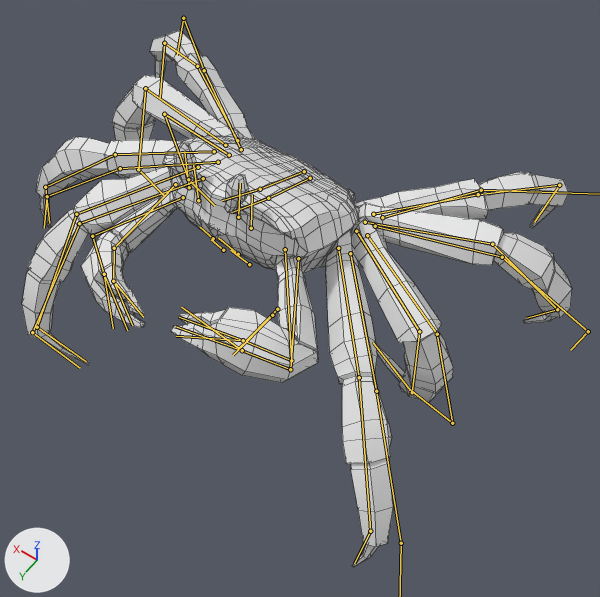
Before and after pictures for a commit that changed the Blender file Crab.blend.
Camera for both pictures: a 50 mm camera at (-0.0736, 0.0855, 0.1553) aimed at (-0.0106, -0.0027, 0.0167). The axes (+X, +Y, +Z) are drawn at lower left. The lights are the same throughout. Both versions are drawn at frame 41 of the action 'Walk Left'; the numbers are the values there. The bones that bend it are drawn over the model as lines. Mesh edges are drawn as thin lines.

The first picture shows 'Crab_LOD0'.
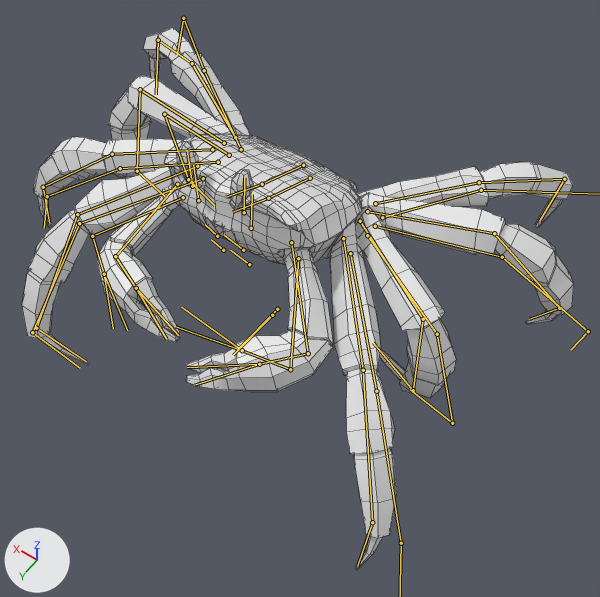
Location of each change, (x1, y1, x2, y2) in pixels of the pictures (600 x 597 px):
'Crab_LOD0', posed: before (22, 30, 572, 567); after (22, 27, 574, 570)
bone 'Spine', root to tip: before (304, 171) to (260, 189); after (303, 165) to (262, 184)
bone 'Pincer.1.R', root to tip: before (113, 281) to (143, 317); after (136, 288) to (178, 335)
bone 'Pincer.2.R', root to tip: before (113, 281) to (132, 325); after (136, 288) to (166, 339)
bone 'Pincer.1.L', root to tip: before (243, 340) to (179, 317); after (259, 364) to (187, 367)
bone 'Pincer.2.L', root to tip: before (243, 340) to (176, 336); after (259, 364) to (194, 385)

What the commit changed:
Bone 'CTR.Pincer.R' (bone_ctr_pincer_r) moves from (-0.0002, -0.001, 0.0001) to (-0.0047, -0.0026, -0.0001).
Bone 'CTR.Pincer.R' (bone_ctr_pincer_r) turns from (1, 4, 37) to (1, -38, -5) degrees about its own x, y and z.
Bone 'Pincer.Pole.R' (bone_pincer_pole_r) moves from (0.0097, -0.0186, 0.0012) to (0.0005, -0.0083, -0.0037).
Bone 'CTR.Pincer.L' (bone_ctr_pincer_l) moves from (0.0036, -0.0001, 0.0072) to (0.0013, -0.0022, 0.0002).
Bone 'CTR.Pincer.L' (bone_ctr_pincer_l) turns from (2, 16, -3) to (0, 0, 0) degrees about its own x, y and z.
Bone 'Pincer.Pole.L' (bone_pincer_pole_l) moves from (0.0, -0.0026, 0.0008) to (0.0023, -0.0044, 0.0123).
Bone 'Ik.Ctrl.R.Leg.4' (bone_ik_ctrl_r_leg_4) moves from (-0.0012, -0.0037, 0.0178) to (-0.0014, -0.0026, 0.0184).
Bone 'Ik.Ctrl.L.Leg.1' (bone_ik_ctrl_l_leg_1) moves from (0.0143, -0.0247, -0.0108) to (0.0143, -0.024, -0.0109).
Bone 'Ik.Ctrl.L.Leg.3' (bone_ik_ctrl_l_leg_3) moves from (-0.0133, -0.0204, 0.0031) to (-0.0133, -0.0198, 0.0032).
Bone 'Ik.Ctrl.L.Leg.4' (bone_ik_ctrl_l_leg_4) moves from (-0.0147, -0.0175, 0.0161) to (-0.0148, -0.0166, 0.017).
Bone 'Spine' (bone_spine) moves from (0.0006, 0.0017, 0.0044) to (0.0016, 0.0006, 0.0051).
Bone 'Spine' (bone_spine) turns from (1, -1, -3) to (0, 1, -1) degrees about its own x, y and z.
Bone 'Pincer.1.R' (bone_pincer_1_r) turns from (-3, 5, -15) to (10, 0, -34) degrees about its own x, y and z.
Bone 'Pincer.2.R' (bone_pincer_2_r) turns from (-9, 1, -14) to (5, -1, -29) degrees about its own x, y and z.
Bone 'Pincer.1.L' (bone_pincer_1_l) turns from (9, -9, 35) to (22, -4, 15) degrees about its own x, y and z.
Bone 'Pincer.2.L' (bone_pincer_2_l) turns from (8, -2, 37) to (19, -4, 16) degrees about its own x, y and z.
